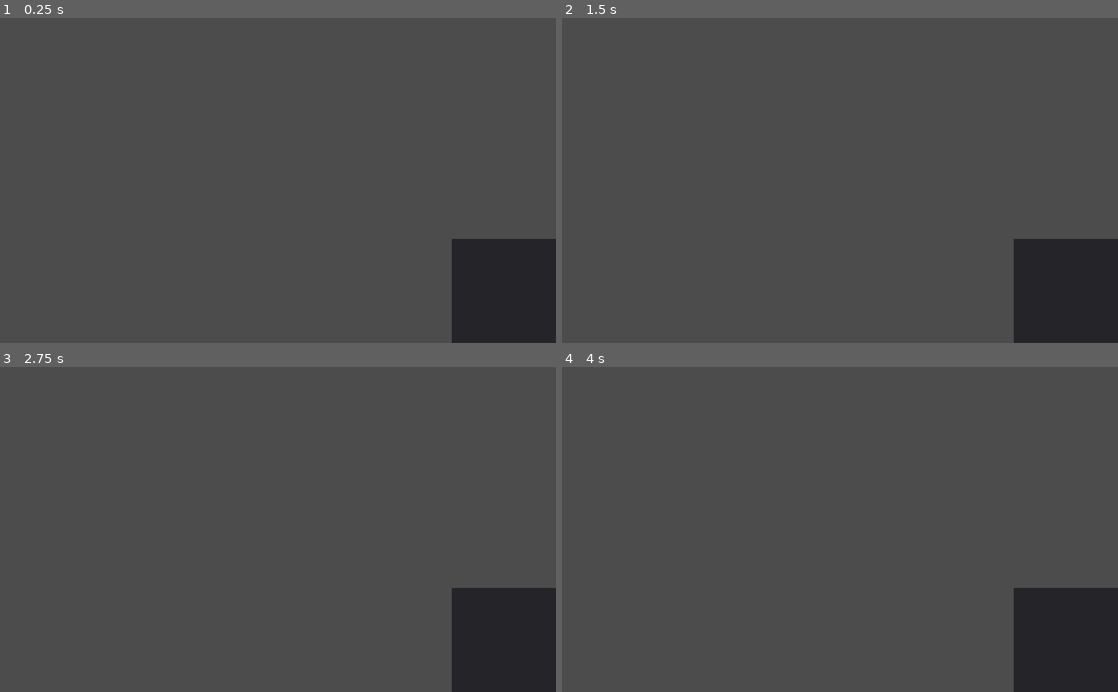
Above: before the commit, frames 1-4 (two rows, left to right).
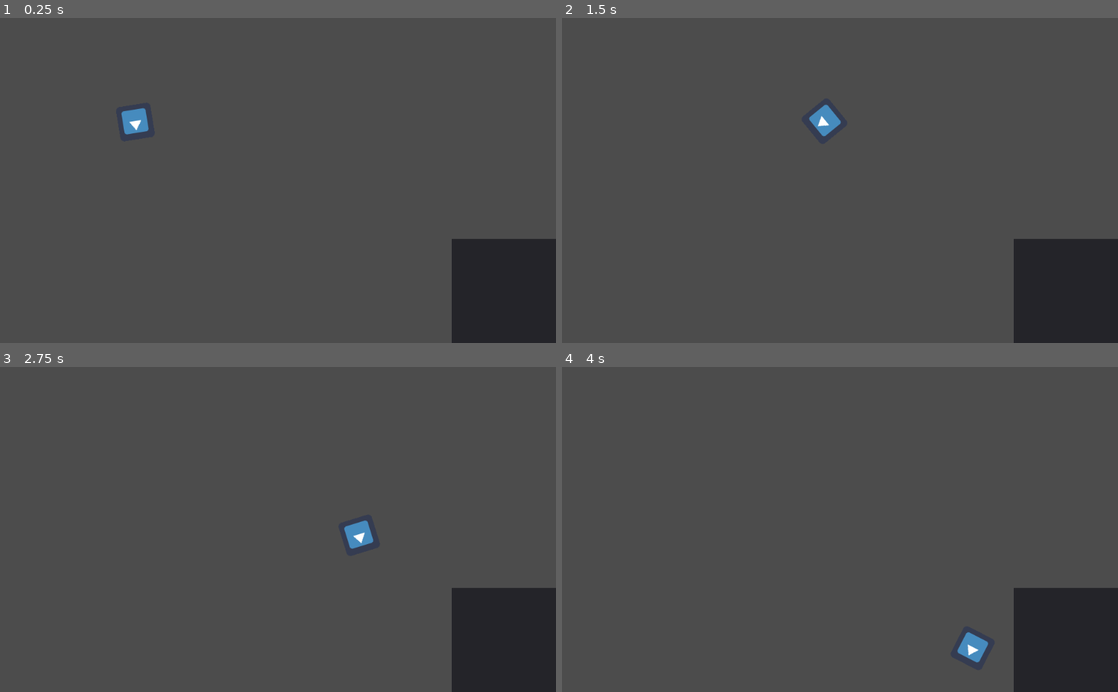
Above: after the commit, the same moments.

Repository: CrispyPin/ld-47
Game: Godot game, scene res://scenes/main.tscn
The game is run twice, just before and just after one commit, with the same random seed, the same clock (stepped at 60 frames per second) and the same inputs. The engine's default icon, where the game draws it, is replaced by a stand-in: a white triangle on a blue panel in a dark square.
Inputs (mouse positions are in pixels of both pictures, inside the frame that each line leads up to):
- Up to frame 1 (0.25 s): no input
- Up to frame 2 (1.5 s): move the mouse to (962, 164) at 0.52 s; press the mouse at (962, 164) at 0.53 s; hold Right (right) 0.53-1.28 s; move the mouse to (728, 196) at 1.27 s; release the mouse at (728, 196) at 1.28 s; hold Down (down) from 1.28 s (still down); click (728, 196) at 1.35 s
- Up to frame 3 (2.75 s): move the mouse to (333, 458) at 2.02 s; release Down (down) at 2.03 s; press the mouse at (333, 458) at 2.03 s; hold Right (right) from 2.03 s (still down)
- Up to frame 4 (4 s): move the mouse to (812, 594) at 2.77 s; release Right (right) at 2.78 s; release the mouse at (812, 594) at 2.78 s; hold Up (up) 2.78-3.53 s; click (812, 594) at 2.85 s; move the mouse to (1006, 578) at 3.52 s; press the mouse at (1006, 578) at 3.53 s; hold Left (left) from 3.53 s (still down)

The runs differ from the first frame. In frame 1, 0.3% of the frame differs, in the area x 21-27%, y 27-36%; in frame 2, 0.3%; in frame 3, 0.3%; in frame 4, 0.3%.

Commit message:
grapple stuff :)

Diff:
--- a/ld-47/scenes/Player.tscn
+++ b/ld-47/scenes/Player.tscn
@@ -1,7 +1,8 @@
 [gd_scene load_steps=4 format=2]
 
 [ext_resource path="res://sprites/icon.png" type="Texture" id=1]
-[ext_resource path="res://scenes/Player.gd" type="Script" id=2]
+[ext_resource path="res://scripts/Player.gd" type="Script" id=2]
+
 
 [sub_resource type="RectangleShape2D" id=1]
 extents = Vector2( 31.9801, 32.6936 )
--- a/ld-47/scenes/main.tscn
+++ b/ld-47/scenes/main.tscn
@@ -7,6 +7,8 @@
 [node name="GameScene" type="Node"]
 
 [node name="Player" parent="." instance=ExtResource( 1 )]
+position = Vector2( 200, 200 )
+rotation = -3.30042
 
 [node name="DebugMenu" parent="." instance=ExtResource( 3 )]
 
--- a/ld-47/scenes/Player.gd
+++ b/ld-47/scripts/Player.gd
@@ -5,7 +5,7 @@
 func _ready():
 	pass # Replace with function body.
 
-var rotation_dir = 0
+var rotation_dir = 3.141592
 
 var vecGrapplePoint = Vector2()
 #var vecNextGrapplePoint = Vector2()
@@ -15,8 +15,9 @@
 
 # grab next node when in correct position?
 var bReGrab = false
+var fGrappleDist = 0
 export (int) var speed = 200
-
+#rotation = 3.1415
 var velocity = Vector2()
 
 #func get_input():
@@ -41,22 +42,56 @@
 	#if Input.is_action_pressed('up'):
 	#    velocity = Vector2(speed, 0).rotated(rotation)
 
+
+#todo: some dist check/ snap
 func addGrapple(pos):
 	bGrapple = false;
 	bReGrab = true;
 	vecGrapplePoint = pos
 
-func updateGrapples(): #"physics" for grapple
-	bGrapple = false
+#set vars to make ship rotate grapplepoint
+func activateGrapple():
+	bGrapple = true;
+	bReGrab = false;
+	fGrappleDist = (position-vecGrapplePoint).length()
+
+
 
 func _physics_process(delta):
 	get_input()
 	var rotation_speed = 1;
-	velocity = Vector2(speed, 0).rotated(rotation)
-	rotation_dir = 1;
-	rotation += rotation_dir * rotation_speed * delta
+
+	#rotation += rotation_speed * delta
 
 	var diff = 0;
+
+	if bReGrab:
+		#do checks for grapple
+		#if dot>0 activateGrapple()
+		if velocity.dot(vecGrapplePoint-position)<0: #if aligned with grapple point
+			activateGrapple()
+	if bGrapple:
+		#grapple stuff???
+		#|| = constant
+
+		position-=vecGrapplePoint
+		position = position.clamped(fGrappleDist)
+		position+=vecGrapplePoint
+
+		var newRotation = velocity.project(vecGrapplePoint-position).rotated(PI/2).angle()
+
+		if Vector2(1,0).rotated(newRotation).dot(Vector2(1,0).rotated(rotation))<0:
+			newRotation+=PI
+		rotation = newRotation
+
+		#var arrNewShipAngles = (vecGrapplePoint-position).angle() + PI/2
+		#arrNewShipAngles.append(arrNewShipAngles[0]+PI)
+		#arrNewShipAngles.append(arrNewShipAngles[0]-PI)
+
+		#var diff = PI*2
+		#for ang in arrNewShipAngles:
+		#	diff = min(abs(ang-rotation),diff)
+		#for ang in arrNewShipAngles:
 
 	#if bGrapple:
 	#	diff = (vecGrapplePoint-position)
